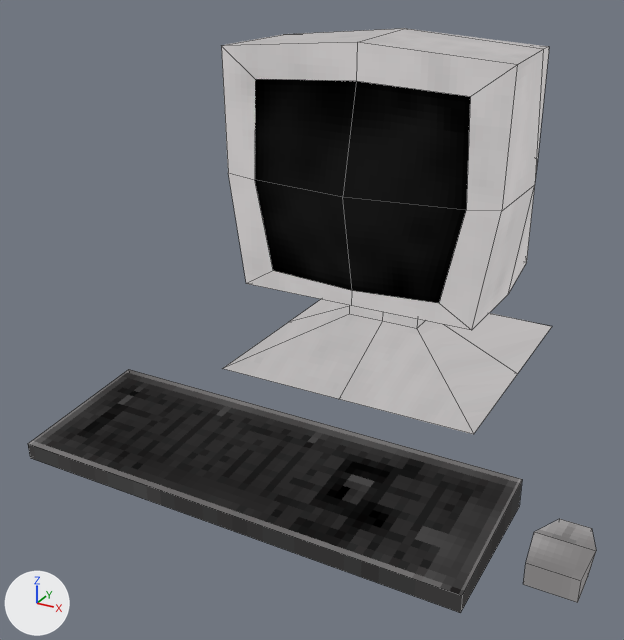
One commit to the Blender file Assets/3D/pc.blend: the scene before it, then after it.
Camera for both pictures: a 50 mm camera at (2.99, -7.14, 1.85) aimed at (-0.14, -1.46, -0.99). The lights are fixed; the arrows at lower left show +X, +Y and +Z. Mesh edges are drawn as thin lines.

Script lines for the objects in view, before the commit:
```python
me_cube = bpy.data.meshes.new('Cube')
me_cube.from_pydata(...)  # 8 vertices, 6 faces; spans x -1.0..1.0, y -1.0..1.0, z -1.0..1.0
me_cube.materials.append(mat_material)  # picture img_textura_pc_png
me_cube_001 = bpy.data.meshes.new('Cube.001')
me_cube_001.from_pydata(...)  # 66 vertices, 64 faces; spans x -1.24..1.24, y -1.22..1.22, z -1.8..1.18
me_cube_001.materials.append(mat_material_001)  # picture img_textura_pc_png
me_cube_002 = bpy.data.meshes.new('Cube.002')
me_cube_002.from_pydata(...)  # 12 vertices, 10 faces; spans x -1.15..1.15, y -1.0..4.53, z -1.0..1.0
me_cube_002.materials.append(mat_material_002)  # picture img_textura_pc_png
ob_pc = bpy.data.objects.new('Pc', me_cube_001)
ob_pc.location = (0.0, 0.0, 0.0)
ob_raton = bpy.data.objects.new('Raton', me_cube_002)
ob_raton.location = (2.201, -2.391, -1.917)
ob_raton.scale = (0.178, 0.113, 0.113)
ob_teclado = bpy.data.objects.new('Teclado', me_cube)
ob_teclado.location = (0.0, -2.469, -1.788)
ob_teclado.scale = (1.79, 0.615, -0.12)
```
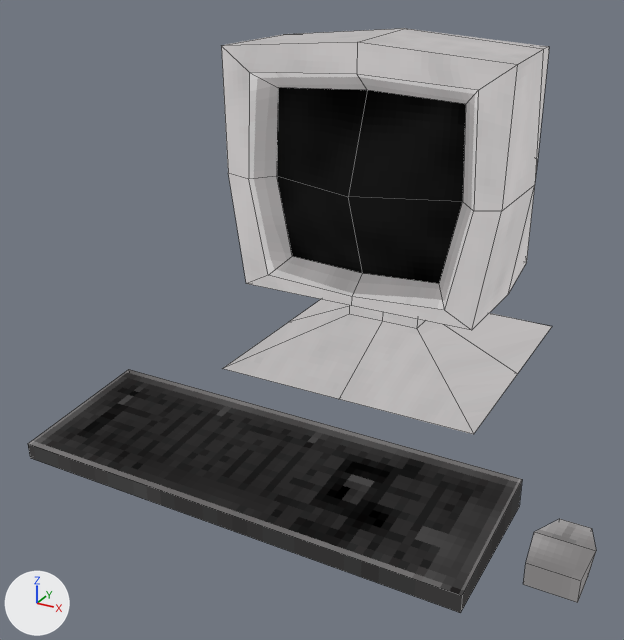
Where the change shows, as pixel boxes (x1, y1, x2, y2) in the pictures (624 x 640 px):
part 1 of me_cube_001, built on
    both: (231, 50, 506, 328)

What changed in the scene script:
```text
Change me_cube_001:
    used by ob_pc; location = (0.0, 0.0, 0.0)
    remove me_cube_001.from_pydata(...)  # 66 vertices, 64 faces; spans x -1.24..1.24, y -1.22..1.22, z -1.8..1.18
    add me_cube_001.from_pydata(...)  # 74 vertices, 72 faces; spans x -1.24..1.24, y -1.22..1.22, z -1.8..1.18
    me_cube_001 part 1
    5 vertices are removed from x -0.92..0.92, y -1.2..-1.0, z -0.82..0.82
    12 faces are deleted
    4 vertices move from x -0.95..0.95, y -1.0, z -0.86..0.86 to x -1.01..1.01, y -1.0, z -0.92..0.92
    13 vertices are added at x -0.97..0.97, y -1.11..-0.8, z -0.87..0.87
    20 new faces join them
```
